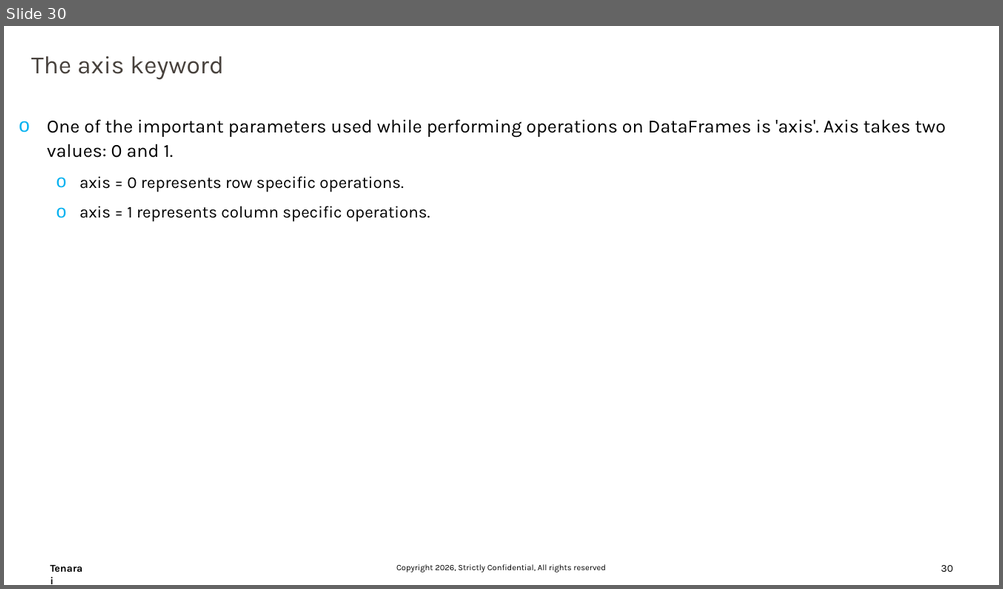
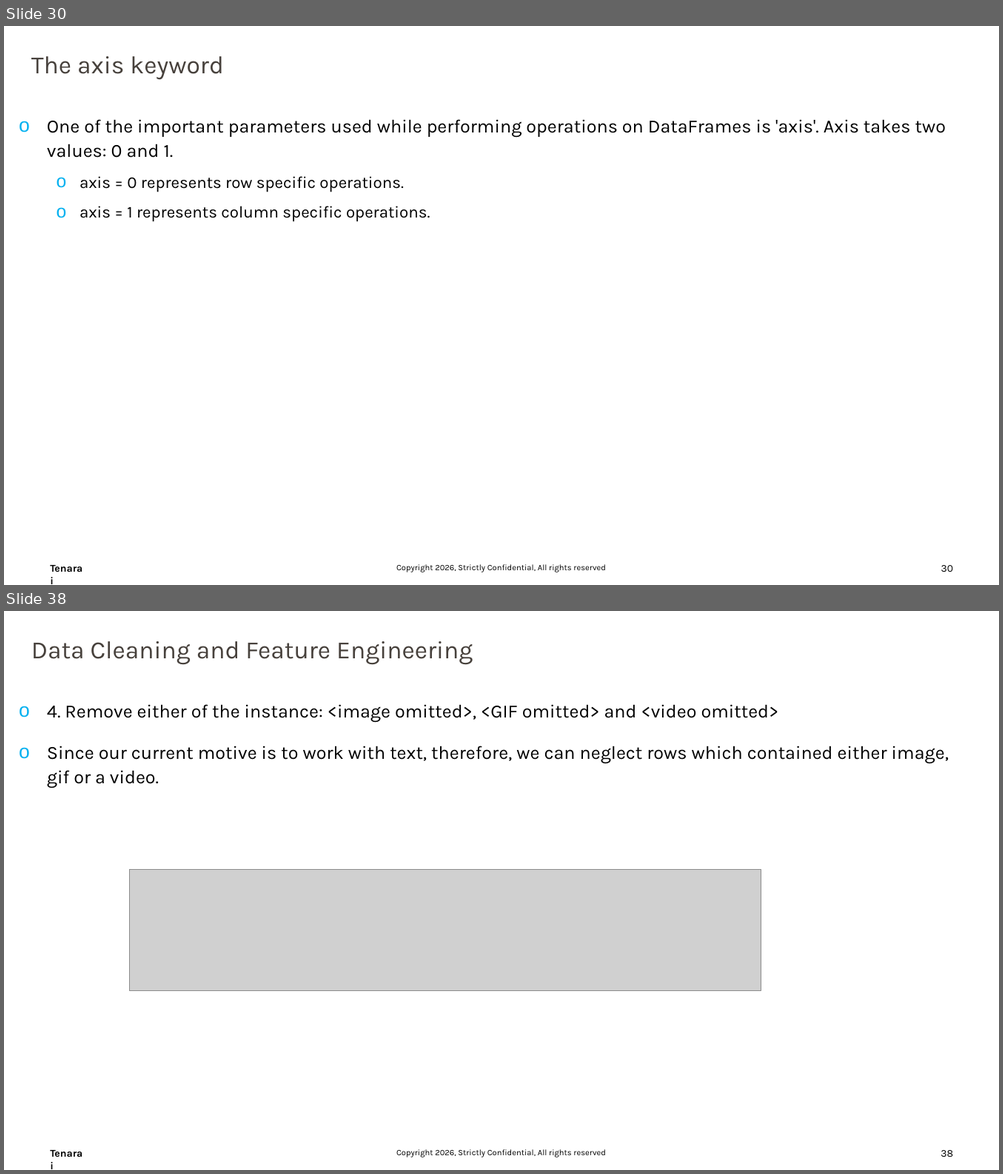
Before and after one commit to trivedi-ashutosh2013/Training_Content, a slide deck: Numpy/DataScience_Part02.pptx. Shown one above the other, each under a label of ours: slide 30 before the commit, slides 30 and 38 after it; the slides between them are not shown. The pictures are 1003x589 and 1003x1174 pixels, drawn with LibreOffice and Linux fonts; fonts in the diff are those of the drawing; grey boxes stand for pictures; background and template pictures are left out. Boxes give left, top, right and bottom in pixels: in the first picture for what was removed or moved away, otherwise in the second. Text is boxed around its words. In the diff, an @@ line names an element or a change of style, - is before the commit and + after.

```diff
--- a/Numpy/DataScience_Part02.pptx
+++ b/Numpy/DataScience_Part02.pptx
@@ slide 38 added at (4, 611, 999, 1170), background #FFFFFF; not listed: 3 template elements that a slide beside it also shows @@
@@ text added at (31, 641, 472, 665), 24 pt, text #47413C @@
+Data Cleaning and Feature Engineering
@@ text added at (47, 704, 948, 789), 18 pt, text #000000 @@
+o 4. Remove either of the instance: <image omitted>, <GIF omitted> and <video omitted>
+o Since our current motive is to work with text, therefore, we can neglect rows which contained either image, gif or a video.
@@ picture added at (129, 870, 760, 991) @@
```
Also in this commit, not shown: 8 other slides added, 1 slide removed.
